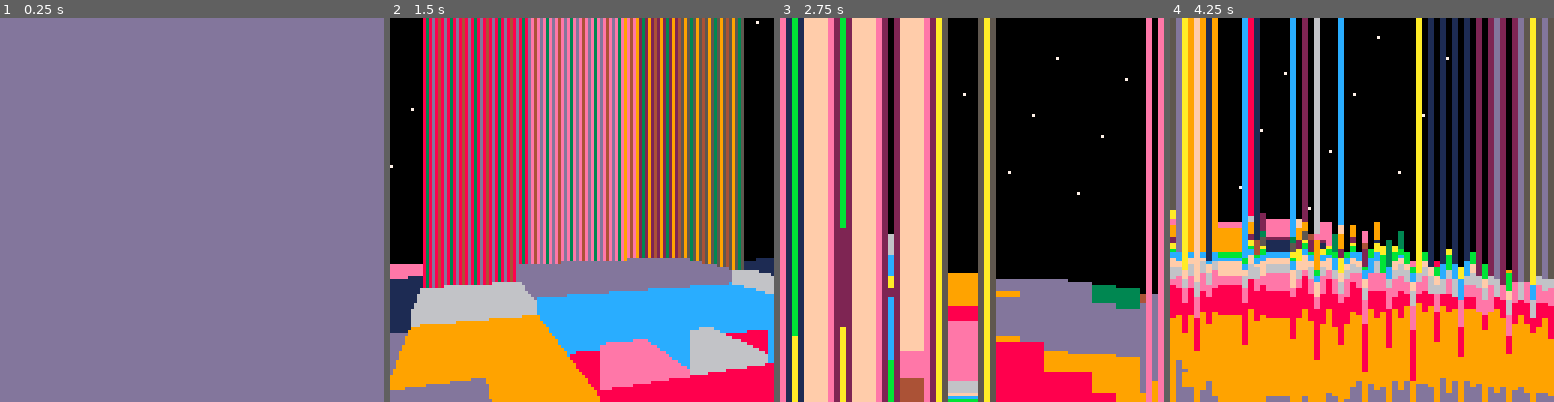
Above: before the commit, frames 1-4 (left to right).
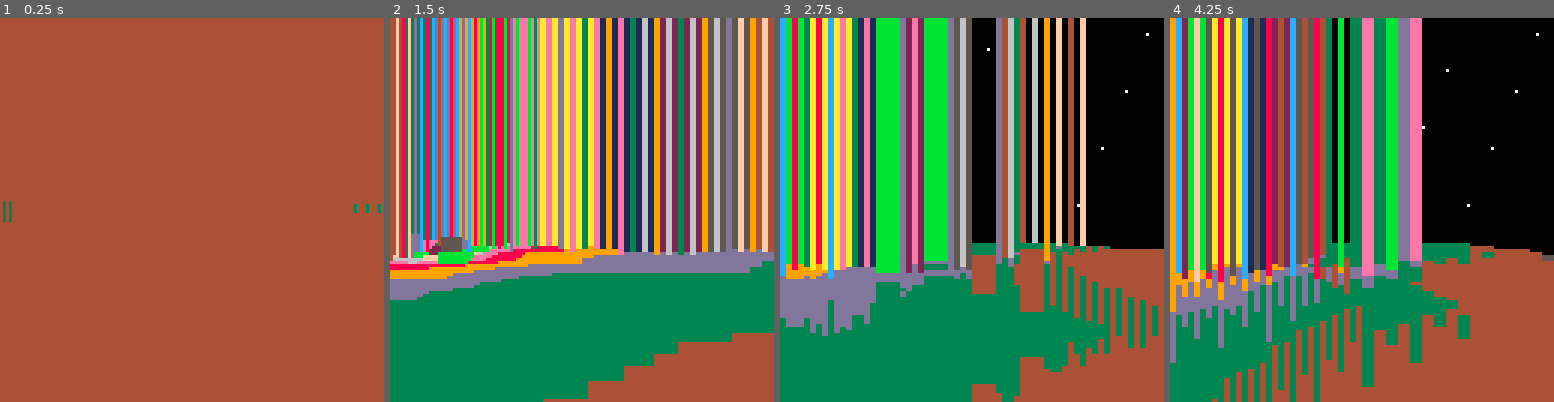
Above: after the commit, the same moments.

Repository: jcwilk/mandel3
Game: PICO-8 cartridge mandel3.p8
Two runs of this game, one before a commit and one after it. Both use one fixed random seed, a clock stepped at 60 frames per second and the inputs below.
Inputs:
- Up to frame 1 (0.25 s): no input
- Up to frame 2 (1.5 s): tap X (X key) at 0.33, 1.07 s; tap O (Z key) at 0.7 s
- Up to frame 3 (2.75 s): hold Right 1.6-2.1 s; tap O (Z key) at 1.7, 2.1, 2.5 s; tap X (X key) at 1.85 s; hold Up 2.15-2.42 s; hold Right from 2.47 s (still down)
- Up to frame 4 (4.25 s): tap O (Z key) every 0.4 s from 2.9 to 4.1 s; tap X (X key) at 2.97, 4.08 s; release Right at 3.03 s; hold Left 3.08-3.58 s; hold Down 3.63-3.97 s; hold Right from 4.02 s (still down)

The runs differ from the first frame. In frame 1, 100% of the frame differs, in the area x 0-100%, y 0-100%; in frame 2, 90%; in frame 3, 84%; in frame 4, 89%.

Commit message:
Ditch variable grid and fix a truckload of bugs

Diff:
--- a/mandel3.p8
+++ b/mandel3.p8
@@ -6,13 +6,12 @@
   colors={1,2,5,4,3,13,9,8,14,6,15,12,11,10,7}
 
   orig_field_of_view=1/6
-  orig_draw_distance=6
   orig_turn_amount=.003
-  orig_speed = .01
+  orig_speed = .1
 
   --debug stuff, disable for release
   force_draw_width=false
-  debug=false
+  debug=true
   --
 
   largest_width=0
@@ -20,32 +19,30 @@
   skipped_columns=0
 
   field_of_view=orig_field_of_view -- 45*
-  draw_distance=orig_draw_distance
   turn_amount=orig_turn_amount
   speed = orig_speed
   height_zoom_ratio = 1.05
   screen_width = -sin(field_of_view/2) * 2
 
-  base_player_height = 0.105
+  base_player_height = 0.09
   player_height = base_player_height
   player_foot_height = 0
   pixel_columns_i = 1
-  grid_size = 1/(2^6)
-
-  max_additional_iterations=10
+
+  grid_division_factor = 5
+
+  max_additional_iterations=5
 
   cached_grid=two_dim()
 
   player = {
-    coords=makevec2d(-1.655,0.2074),
-    bearing=makeangle(.3)
+    coords=makevec2d(-.749,1.1),
+    bearing=makeangle(.5)
   }
 
   prog_man={
     current_max_iterations=1
   }
-
-  buffer_manager = build_buffer_manager()
 
   pixel_columns={}
   for i=0,127,16 do
@@ -114,17 +111,37 @@
     offset-=facing
   end
 
-  player.coords+= offset*speed
+  player.coords+= offset*speed*base_player_height
 
   prog_man.current_max_iterations+=1
 
+  if btn(5) then
+    changed_height=true
+    base_player_height/= height_zoom_ratio
+  end
   if btn(4) then
     changed_height=true
-    base_player_height/= height_zoom_ratio
-  end
-  if btn(5) then
-    changed_height=true
     base_player_height*= height_zoom_ratio
+  end
+  if changed_height or not grid_size then
+    if 1/(2^(grid_division_factor+1)) > base_player_height/6 then
+      grid_division_factor+=1
+    elseif 1/(2^(grid_division_factor-1)) < base_player_height/6 then
+      grid_division_factor-=1
+    end
+
+    grid_size=1/(2^grid_division_factor)
+    draw_distance=base_player_height*10
+  end
+
+  if stat(0)/2048 > 0.9 then
+    reset_grid_cache=60
+    cached_grid=two_dim()
+  elseif reset_grid_cache then
+    reset_grid_cache-=1
+    if reset_grid_cache<=0 then
+      reset_grid_cache=false
+    end
   end
 
   update_player_height()
@@ -148,11 +165,22 @@
   if first_draw then
     cls()
   end
-  if first_draw or changed_position or changed_height then
-    grid_size=1/(2^(mid(ceil(1/base_player_height)-4,4,8)))
-    progressive_coroutine=cocreate(raycast_walls_progressively)
-  end
-  assert(coresume(progressive_coroutine,prog_man))
+
+  if is_drawing then
+    assert(coresume(progressive_coroutine,prog_man))
+  else
+    if first_draw or changed_position or changed_height then
+      progressive_coroutine=cocreate(raycast_walls_progressively)
+    end
+    is_drawing=true
+    assert(coresume(progressive_coroutine,prog_man))
+  end
+
+  if reset_grid_cache then
+    rectfill(25,59,102,67,1)
+    rectfill(26,60,101,66,0)
+    print("reclaiming cache...",27,61,7)
+  end
 
   if debug then
     debug_info()
@@ -190,9 +218,6 @@
 end
 
 function raycast_walls_progressively(prog_man)
-  local buffer_manager=build_buffer_manager()
-  buffer_manager:reset_state(.8)
-
   local should_recache=true
 
   if pixel_columns_i > 64 then
@@ -227,11 +252,6 @@
         max_draw_width=1
       end
     end
-    buffer_manager.progress_ratio+=1/128
-    if not buffer_manager:is_finishable(1/128) then
-      yield()
-      buffer_manager:reset_state(.8) --temporary hack to sidestep the buffer manager bug where it isn't compensating for the buffer
-    end
   end
 end
 
@@ -261,12 +281,10 @@
   screenx=pixel_column.screenx
   draw_width=min(max_draw_width, pixel_column.draw_width)
 
-  local current_grid_size=grid_size
-
-  xstep=towinf(pv.x)*current_grid_size
-  ystep=towinf(pv.y)*current_grid_size
-  currx=round((player.coords.x+xstep/2)/current_grid_size)*current_grid_size-xstep/2
-  curry=round((player.coords.y+ystep/2)/current_grid_size)*current_grid_size-ystep/2
+  xstep=towinf(pv.x)*grid_size
+  ystep=towinf(pv.y)*grid_size
+  currx=round((player.coords.x+xstep/2)/grid_size)*grid_size-xstep/2
+  curry=round((player.coords.y+ystep/2)/grid_size)*grid_size-ystep/2
 
   local initx=currx
   local inity=curry
@@ -291,20 +309,22 @@
   distance_to_pixel_col = 1/cos(pa.val-player.bearing.val)
   max_y = 127
   lowest_y = 128
-  current_draw_distance=min(2,draw_distance*base_player_height)
+  current_draw_distance=draw_distance
   blocker_ratio=false
   did_draw=false
+  local first_loop=true
   local max_wall_height=height_transform(prog_man.current_max_iterations)
   local front_distance,temp_max_y
 
   while distance < current_draw_distance do
     front_distance=distance
 
-    iterations = mandelbrot(currx, curry, prog_man.current_max_iterations, current_grid_size) --flr(10*(currx+curry))
-
-    if not first_iterations then
+    iterations = mandelbrot(currx, curry, prog_man.current_max_iterations) --flr(10*(currx+curry))
+
+    if first_loop and not first_iterations then
       first_iterations=iterations
     end
+    first_loop=false
 
     if iterations < flr(prog_man.current_max_iterations) then
       height = height_transform(iterations)
@@ -364,12 +384,9 @@
       --printh(draw_width)
     end
 
-    if abs(initx - currx) == current_grid_size * 4 or abs(inity-curry) == current_grid_size * 4 then
-      current_grid_size*=2
-      xstep*=2
-      ystep*=2
-      currx=round((currx+xstep/2)/current_grid_size)*current_grid_size-xstep/2
-      curry=round((curry+ystep/2)/current_grid_size)*current_grid_size-ystep/2
+    if stat(1) > 0.9 then
+      is_drawing=false
+      yield()
     end
 
     if (currx + xstep/2 - intx) / pv.x < (curry + ystep/2 - inty) / pv.y then
@@ -400,55 +417,33 @@
 end
 
 function height_transform(iterations)
-  return (iterations)^0.1 / 4
-end
-
-build_buffer_manager = (function()
-  local buffer_percent=0.2 --TODO - this seems to have little to no effect for progressive, double check the logic
-
-  local function reset_state(obj,total_time)
-    obj.start_time=stat(1)
-    obj.alotted_time=total_time-obj.start_time
-
-    obj.start_time+=buffer_percent*obj.alotted_time
-    obj.alotted_time-=buffer_percent*obj.alotted_time
-
-    obj.progress_ratio=0
-  end
-
-  local function skip_ratio(obj)
-    --behind_time=stat(1)-(obj.start_time+progress_ratio*obj.alotted_time-obj.buffer_time)
-    --skip_ratio=behind_time/obj.alotted_time
-    --v reduced from ^
-    return (stat(1)-obj.start_time)/obj.alotted_time + buffer_percent - obj.progress_ratio
-  end
-
-  local function is_finishable(obj,additional_progress)
-    local spent_time = stat(1) - obj.start_time
-    -- local remaining_time = obj.alotted_time - spent_time
-    -- local progress_rate = obj.progress_ratio / spent_time
-    -- local additional_time_to_finish = additional_progress / progress_rate
-    -- return remaining_time >= additional_time_to_finish
-    -- v from this ^
-
-    return spent_time <= 0 or obj.alotted_time/spent_time - 1 >= additional_progress / obj.progress_ratio
-  end
-
-  return function()
-    local obj={
-      reset_state=reset_state,
-      skip_ratio=skip_ratio,
-      is_finishable=is_finishable
-    }
-    obj:reset_state(1)
-    return obj
-  end
-end)()
-
-function mandelbrot(x, y, current_max_iterations, current_grid_size)
+  return iterations^min(.5,base_player_height)/5
+end
+
+log10_table = {
+ 0, 0.3, 0.475,
+ 0.6, 0.7, 0.775,
+ 0.8375, 0.9, 0.95, 1
+}
+
+function logx(x,n)
+  return log10(n)/log10(x)
+end
+
+function log10(n)
+ if (n < 1) return nil
+ local e = 0
+ while n > 10 do
+  n /= 10
+  e += 1
+ end
+ return log10_table[flr(n)] + e
+end
+
+function mandelbrot(x, y, current_max_iterations)
   local y=abs(y)
-  x=towinf(x/current_grid_size)*current_grid_size
-  y=towinf(y/current_grid_size)*current_grid_size
+  x=towinf(x/grid_size)*grid_size
+  y=towinf(y/grid_size)*grid_size
   if not cached_grid[x][y] then
     cached_grid[x][y]={
       0,
Not shown, changed: index.js
